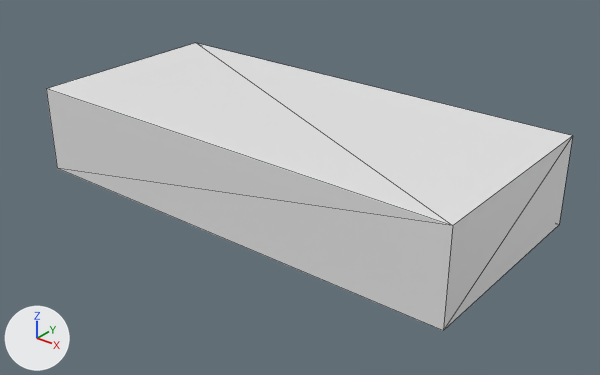
The COLLADA model canedudev_rover_vehicle_description/mesh/canedudev_rover.dae as it was, and as the next commit left it.
Rendered twice from a 50 mm camera at (1.47, -1.794, 1.009) aimed at (0.052, -0.021, -0.09). Arrows for +X, +Y and +Z are at lower left; the lights stay in place. Mesh edges are drawn as thin lines. Where no turn or scale is listed for an object, it has been applied to the vertices.
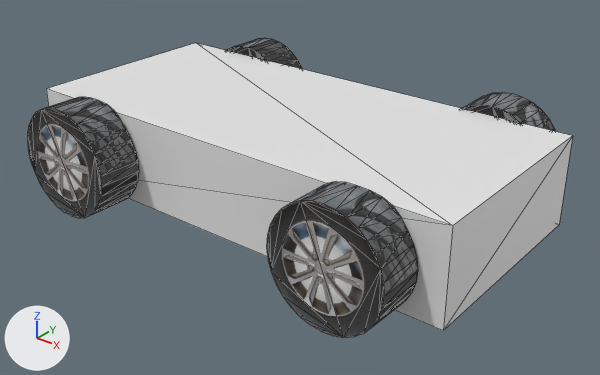
Location of each change, (x1, y1, x2, y2) in pixels of the pictures (600 x 375 px):
'tire04', added: after (266, 181, 418, 338)
    faces in mat_マテリアル_005 (picture img_owpe7594_jpg_004_jpg): (266, 201, 385, 338)
    faces in mat_tire_jimen_001 (picture img_tire_jpeg): (292, 181, 418, 326)
'tire03', added: after (27, 97, 139, 218)
    faces in mat_マテリアル_006 (picture img_owpe7594_jpg_005_jpg): (27, 108, 102, 218)
    faces in mat_tire_jimen (picture img_tire_jpeg): (43, 97, 139, 215)
'tire04.001', added: after (461, 92, 555, 131)
    faces in mat_tire_jimen_002 (picture img_tire_jpeg_001_jpg): (462, 92, 555, 131)
    faces in mat_tire_009 (black #000000): (461, 105, 521, 124)
'tire03.001', added: after (226, 38, 302, 69)
    faces in mat_tire_jimen_003 (picture img_tire_jpeg_002_jpg): (234, 38, 302, 69)
    faces in mat_tire_010 (black #000000): (226, 46, 266, 61)

The edits, one by one:
Picture 'tire.jpeg' (img_tire_jpeg) is new.
Picture 'owpe7594.jpg.004.jpg' (img_owpe7594_jpg_004_jpg) is new.
Picture 'owpe7594.jpg.005.jpg' (img_owpe7594_jpg_005_jpg) is new.
Picture 'tire.jpeg.001.jpg' (img_tire_jpeg_001_jpg) is new.
Picture 'owpe7594.jpg.006.jpg' (img_owpe7594_jpg_006_jpg) is new.
Picture 'owpe7594.jpg.007.jpg' (img_owpe7594_jpg_007_jpg) is new.
Picture 'tire.jpeg.002.jpg' (img_tire_jpeg_002_jpg) is new.
Material 'tire_jimen.001' (mat_tire_jimen_001) is new.
Its texture is img_tire_jpeg.
Material 'tire.007' (mat_tire_007) is new.
Its base color is (0.0, 0.0, 0.0) (black #000000).
Material 'マテリアル.005' (mat_マテリアル_005) is new.
Its texture is img_owpe7594_jpg_004_jpg.
Material 'マテリアル.006' (mat_マテリアル_006) is new.
Its texture is img_owpe7594_jpg_005_jpg.
Material 'tire_jimen' (mat_tire_jimen) is new.
Its texture is img_tire_jpeg.
Material 'tire.008' (mat_tire_008) is new.
Its base color is (0.0, 0.0, 0.0) (black #000000).
Material 'tire_jimen.002' (mat_tire_jimen_002) is new.
Its texture is img_tire_jpeg_001_jpg.
Material 'マテリアル.007' (mat_マテリアル_007) is new.
Its texture is img_owpe7594_jpg_006_jpg.
Material 'tire.009' (mat_tire_009) is new.
Its base color is (0.0, 0.0, 0.0) (black #000000).
Material 'マテリアル.008' (mat_マテリアル_008) is new.
Its texture is img_owpe7594_jpg_007_jpg.
Material 'tire.010' (mat_tire_010) is new.
Its base color is (0.0, 0.0, 0.0) (black #000000).
Material 'tire_jimen.003' (mat_tire_jimen_003) is new.
Its texture is img_tire_jpeg_002_jpg.
Mesh me_tire01_004 is new.
It has 64 vertices, 124 faces and spans x -1.0..1.0, y -1.0..1.0, z -1.0..1.0.
Faces by material slot: [30, 30, 64].
It uses material mat_tire_007 (black #000000).
It uses material mat_マテリアル_005 (picture img_owpe7594_jpg_004_jpg).
It uses material mat_tire_jimen_001 (picture img_tire_jpeg).
Mesh me_tire01_005 is new.
It has 64 vertices, 124 faces and spans x -1.0..1.0, y -1.0..1.0, z -1.0..1.0.
Faces by material slot: [30, 30, 64].
It uses material mat_tire_008 (black #000000).
It uses material mat_マテリアル_006 (picture img_owpe7594_jpg_005_jpg).
It uses material mat_tire_jimen (picture img_tire_jpeg).
Mesh me_tire01_006 is new.
It has 64 vertices, 124 faces and spans x -1.0..1.0, y -1.0..1.0, z -1.0..1.0.
Faces by material slot: [30, 30, 64].
It uses material mat_tire_009 (black #000000).
It uses material mat_マテリアル_007 (picture img_owpe7594_jpg_006_jpg).
It uses material mat_tire_jimen_002 (picture img_tire_jpeg_001_jpg).
Mesh me_tire01_007 is new.
It has 64 vertices, 124 faces and spans x -1.0..1.0, y -1.0..1.0, z -1.0..1.0.
Faces by material slot: [30, 30, 64].
It uses material mat_tire_010 (black #000000).
It uses material mat_マテリアル_008 (picture img_owpe7594_jpg_007_jpg).
It uses material mat_tire_jimen_003 (picture img_tire_jpeg_002_jpg).
Object 'tire04' (ob_tire04) is new; it shows me_tire01_004.
Its location is (0.483, -0.406, 0.0).
Its rotation in degrees is (90, 0, -0.3).
Its scale is (0.172, -0.172, 0.07).
Object 'tire03' (ob_tire03) is new; it shows me_tire01_005.
Its location is (-0.476, -0.409, 0.0).
Its rotation in degrees is (90, -2.6, 0.6).
Its scale is (0.172, -0.172, 0.07).
Object 'tire04.001' (ob_tire04_001) is new; it shows me_tire01_006.
Its location is (0.483, 0.393, 0.0).
Its rotation in degrees is (-90, 0, -0.4).
Its scale is (-0.172, 0.172, 0.07).
Object 'tire03.001' (ob_tire03_001) is new; it shows me_tire01_007.
Its location is (-0.476, 0.396, 0.0).
Its rotation in degrees is (-90, 2.6, -0.3).
Its scale is (-0.172, 0.172, 0.07).
